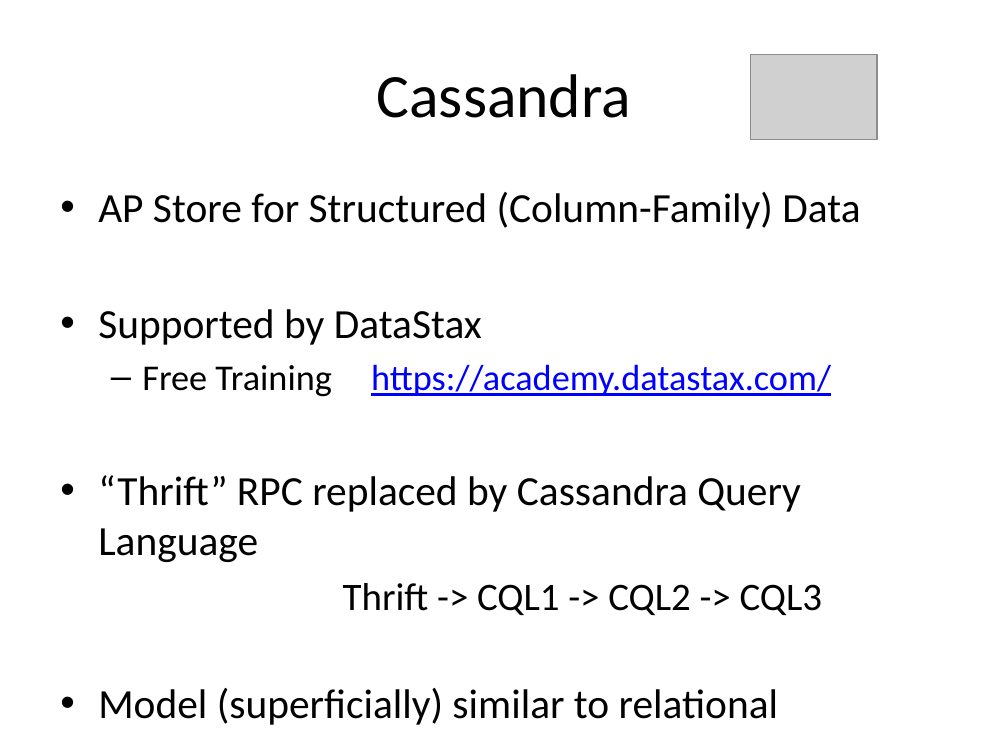
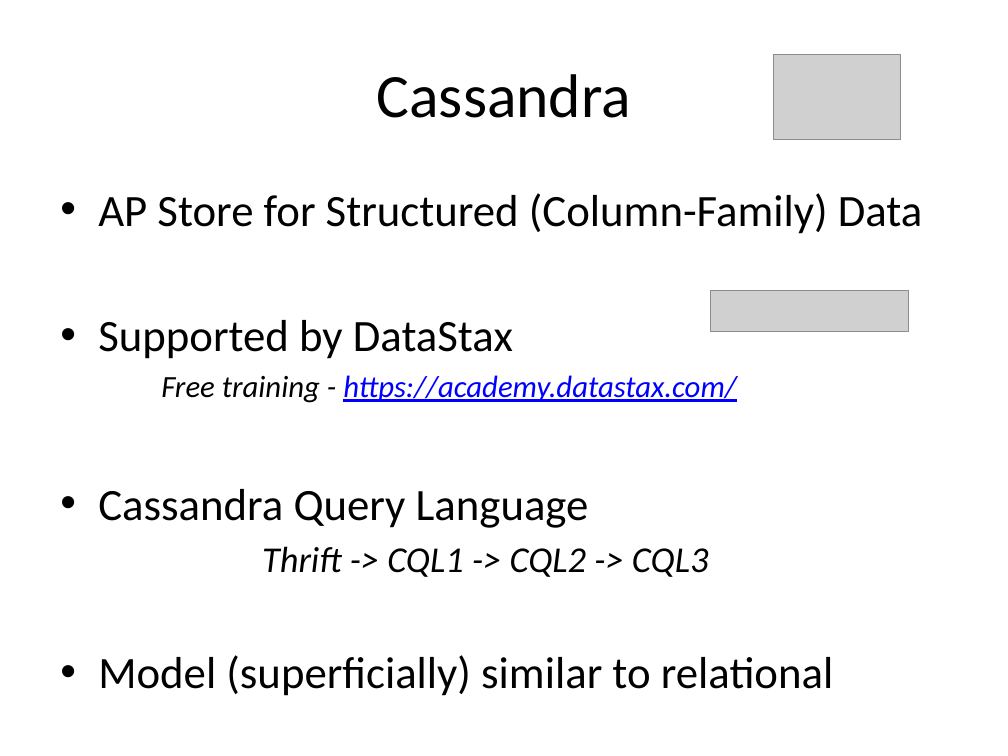
Before and after one commit to alexdgarland/database-demos, a slide deck: slide 39 of Slides/Not Only SQL - Picking A Database for DotNET.pptx. Drawn at 1008x756 pixels with LibreOffice and Linux fonts; fonts in the diff are those of the drawing; grey boxes stand for pictures. Boxes give left, top, right and bottom in pixels: in the first picture for what was removed or moved away, otherwise in the second. Text is boxed around its words. In the diff, an @@ line names an element or a change of style, - is before the commit and + after.

```diff
--- a/Slides/Not Only SQL - Picking A Database for DotNET.pptx
+++ b/Slides/Not Only SQL - Picking A Database for DotNET.pptx
@@ picture moved from (x1=750, y1=54, x2=877, y2=139) to (x1=774, y1=54, x2=901, y2=139) @@
@@ text at (x1=98, y1=193, x2=923, y2=696): size 29.6 to 32 pt in "AP Store for Structured (Column-Family) Data", "Supported by DataStax", "Model (superficially) similar to relational"; size 27.8 to 26 pt, italic on in "Thrift -> CQL1 -> CQL2 -> CQL3"; alignment right to left @@
@@ picture added at (x1=711, y1=290, x2=909, y2=331) @@
@@ text at (x1=98, y1=375, x2=736, y2=528): text changed; size 29.6 to 22 pt; italic on @@
-  – Free Training https://academy.datastax.com/
-• “Thrift” RPC replaced by Cassandra Query Language
+Free training - https://academy.datastax.com/
+• Cassandra Query Language
```
Also in this commit, not shown: 7 other slides changed, 2 slides added, 1 slide removed.
